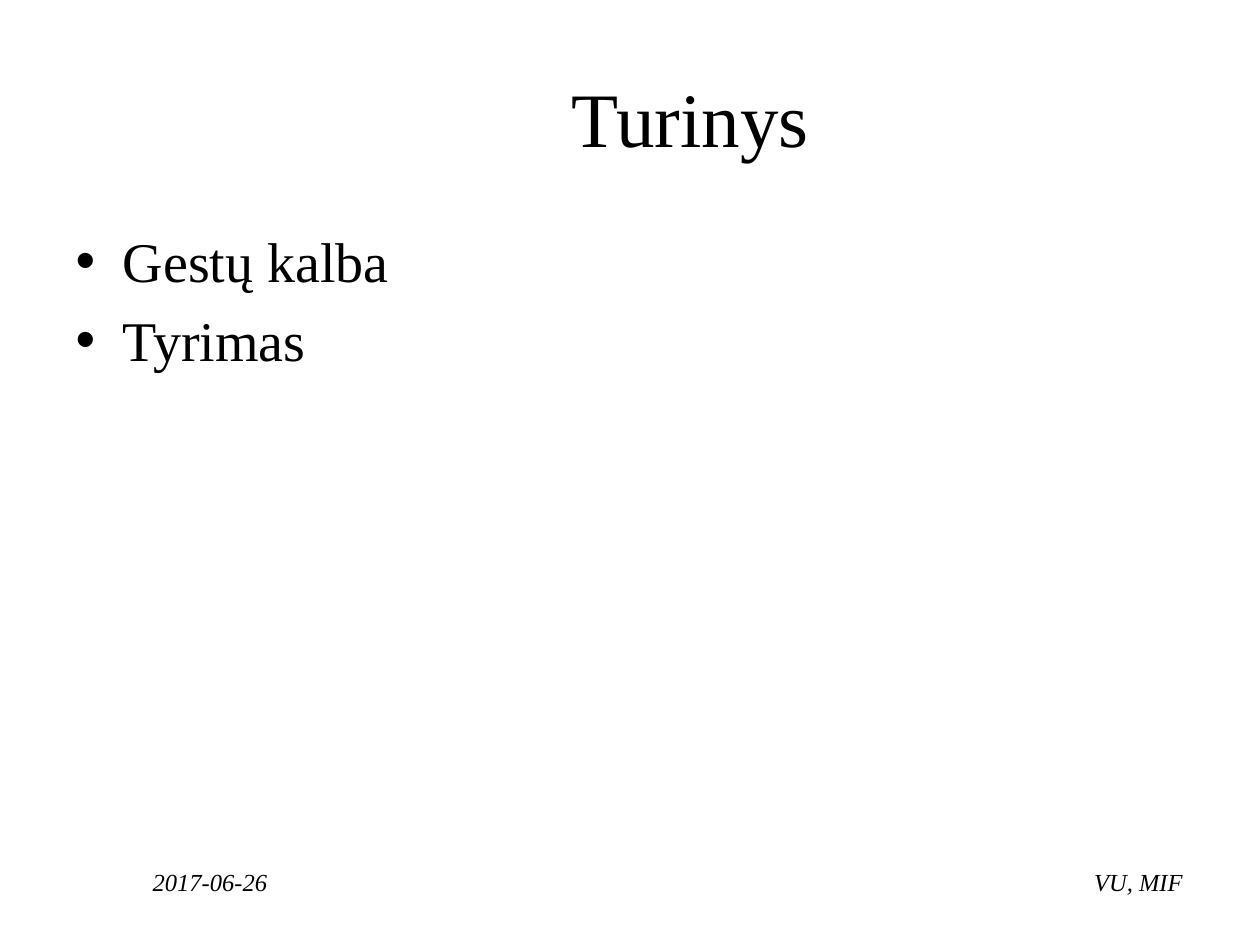
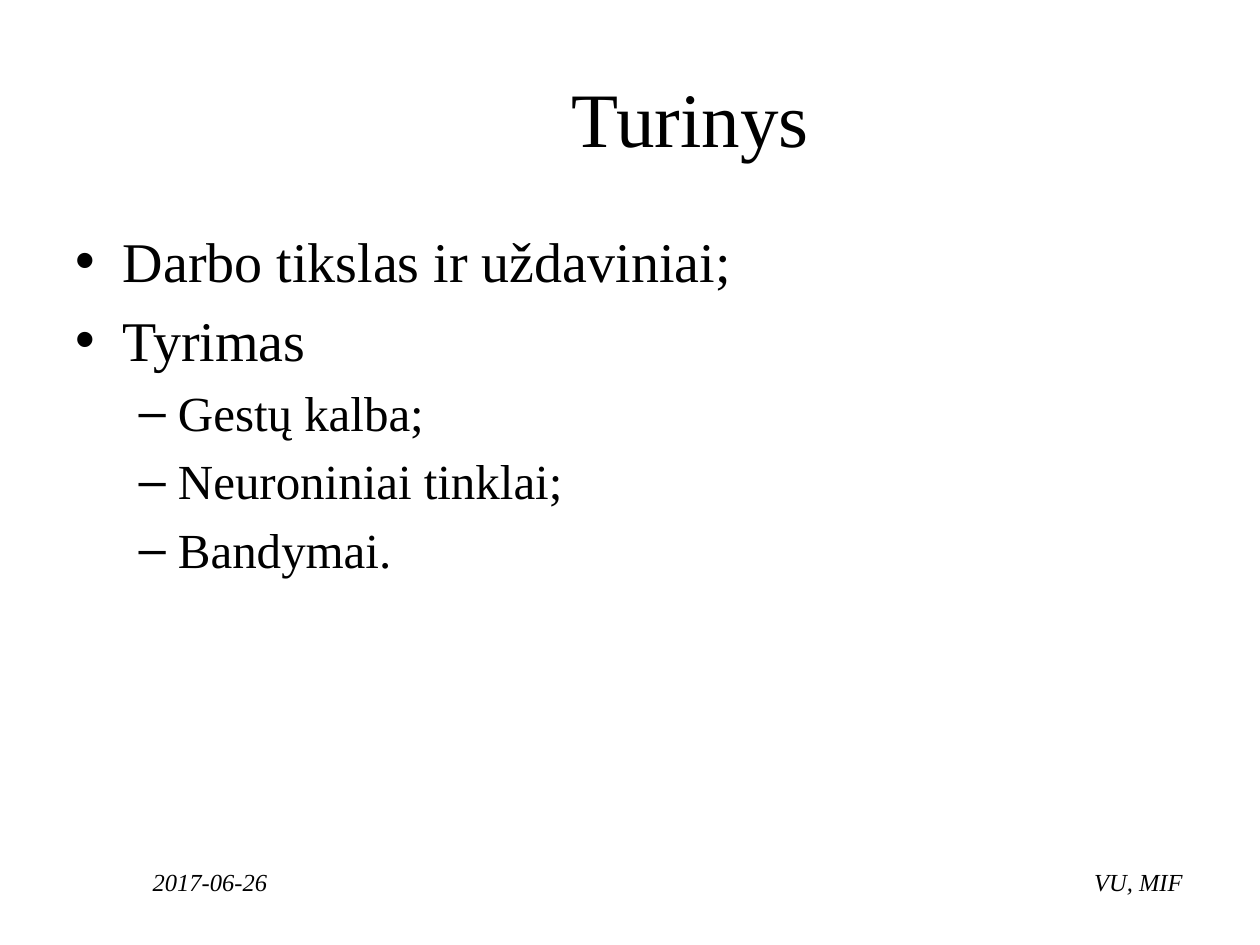
Before and after one commit to ambrazasp/Sign-Language-Recognition, a slide deck: slide 2 of Gestų kalbos atpažinimas naudojant internetinę kamerą.pptx. Drawn at 1260x945 pixels with LibreOffice and Linux fonts; fonts in the diff are those of the drawing; background and template pictures are left out. Boxes give left, top, right and bottom in pixels: in the first picture for what was removed or moved away, otherwise in the second. Text is boxed around its words. In the diff, an @@ line names an element or a change of style, - is before the commit and + after.

```diff
--- a/Gestų kalbos atpažinimas naudojant internetinę kamerą.pptx
+++ b/Gestų kalbos atpažinimas naudojant internetinę kamerą.pptx
@@ text at box(123, 243, 731, 291): text changed @@
-• Gestų kalba
+• Darbo tikslas ir uždaviniai;
@@ text at box(178, 397, 563, 578): paragraphs added @@
+  – Gestų kalba;
+  – Neuroniniai tinklai;
+  – Bandymai.
```
Also in this commit, not shown: 2 other slides changed, 14 slides added, 2 other files.
